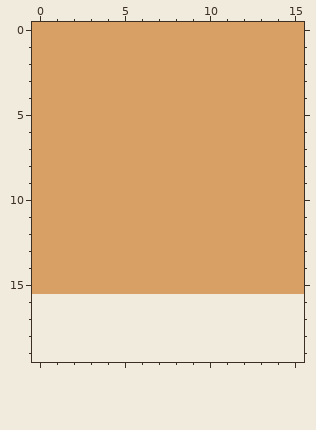
One commit to this pixel-art file: Assets/Sprites/box.aseprite. Above, as it was before the edit.
16x16 pixels, 1 frame. The old version is drawn lined up with the new one, on the new canvas.
New version:
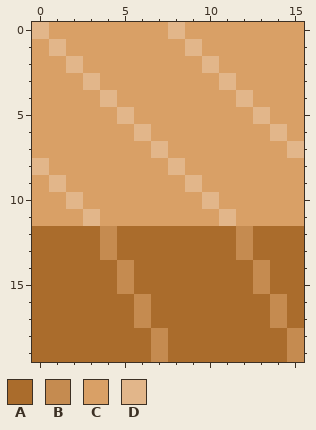
Palette (. is transparent): A #aa6c2c  B #c58b50  C #d9a066  D #e2b68a
Diff:
canvas 16x16 -> 16x20
There is now colour A in rows 16 to 17 at x 0 to 5, 7 to 13 and 15; in rows 18 to 19 at x 0 to 6 and 8 to 14.
The edit turns colour C into colour A in rows 12 to 13 at x 0 to 3, 5 to 11 and 13 to 15; in rows 14 to 15 at x 0 to 4, 6 to 12 and 14 to 15.
There is now colour B in rows 16 to 17 at x 6 and 14; in rows 18 to 19 at x 7 and 15.
The edit turns colour C into colour B in rows 12 to 13 at x 4 and 12; in rows 14 to 15 at x 5 and 13.
The edit turns colour C into colour D in row 0 at x 0 and 8; in row 1 at x 1 and 9; in row 2 at x 2 and 10; in row 3 at x 3 and 11; in row 4 at x 4 and 12; in row 5 at x 5 and 13.
The edit turns colour C into colour D in row 6 at x 6 and 14; in row 7 at x 7 and 15; in row 8 at x 0 and 8; in row 9 at x 1 and 9; in row 10 at x 2 and 10; in row 11 at x 3 and 11.
Pixel boxes of the changes (left, top, right, bottom) in both pictures:
changed: (32, 22, 304, 362)
